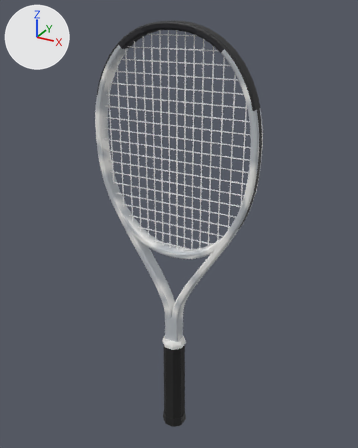
What one commit did to the glTF model assets/realistic/solinco-whiteout-v2-290-2025.glb.
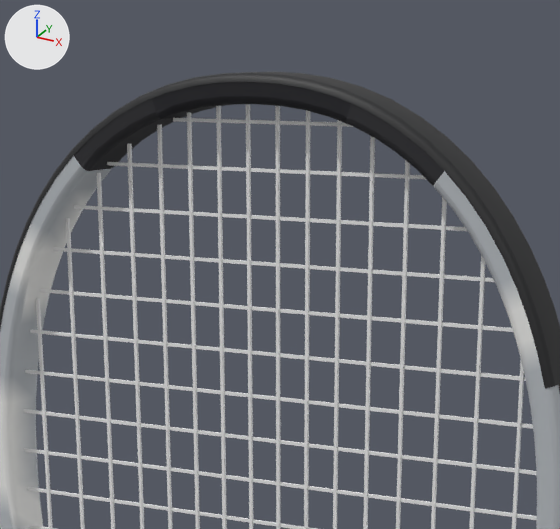
Each version is shown whole from a camera (50 mm lens) standing at (0.345, -0.61, 0.704) and looking at (-0.002, 0.021, 0.388), then close up on the part from 27% to 72% of the width and 0% to 34% of the height. The axes (+X, +Y, +Z) are drawn at upper left. The lights are the same throughout. The older version's two pictures come first. Where no turn or scale is listed for an object, it has been applied to the vertices. Vertices at exactly the same position are counted once.

The first close-up shows 'bumper', 'frame', 'strings_crosses', 'strings_mains'.
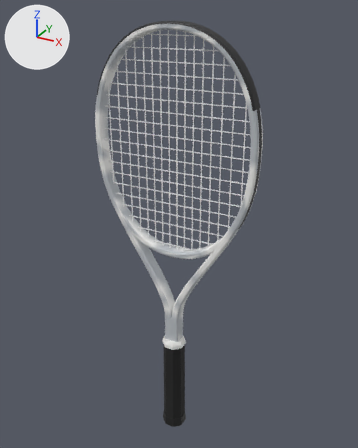
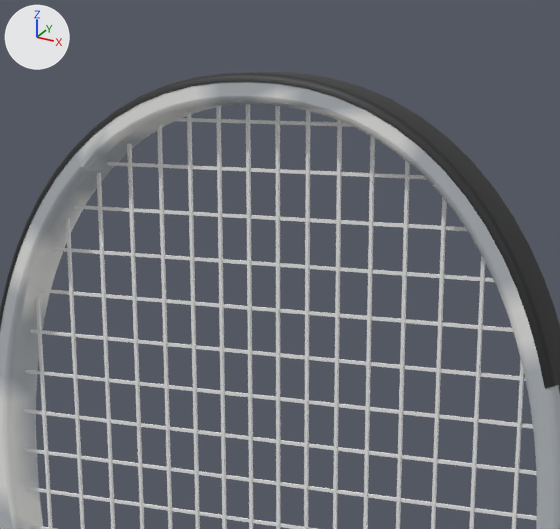
Where the change shows, as pixel boxes [x1, y1, x2, y2] in the close-ups (560 x 529 px):
part 1 of me_frame, reshaped
    both: [149, 92, 200, 120]
part 2 of me_frame, reshaped
    both: [326, 96, 355, 125]
part 3 of me_frame, recoloured (black to grey)
    both: [74, 82, 444, 186]

Diff of the bpy script that builds the scene:
```diff
--- a/assets/realistic/solinco-whiteout-v2-290-2025.glb.py
+++ b/assets/realistic/solinco-whiteout-v2-290-2025.glb.py
@@ me_frame @@
 # used by ob_frame; location = (0.0, 0.0, 0.4319)
-me_frame.from_pydata(...)  # 1680 vertices, 3296 faces; spans x -0.131..0.131, y -0.011..0.011, z -0.254..0.254
+me_frame.from_pydata(...)  # 1648 vertices, 3232 faces; spans x -0.131..0.131, y -0.011..0.011, z -0.254..0.254
+# me_frame part 1
+# 16 vertices are removed from x -0.043..-0.04, y -0.011..0.011, z 0.237..0.247
+# 64 faces are deleted
+# 32 new faces join them
+# me_frame part 2
+# 16 vertices are removed from x 0.04..0.043, y -0.011..0.011, z 0.237..0.247
+# 64 faces are deleted
+# 32 new faces join them
+# me_frame part 3: 412 kept faces spanning x -0.082..0.082, y -0.011..0.011, z 0.217..0.253 get new vertex colours
 me_frame.materials.append(mat_mat_frame)
```
